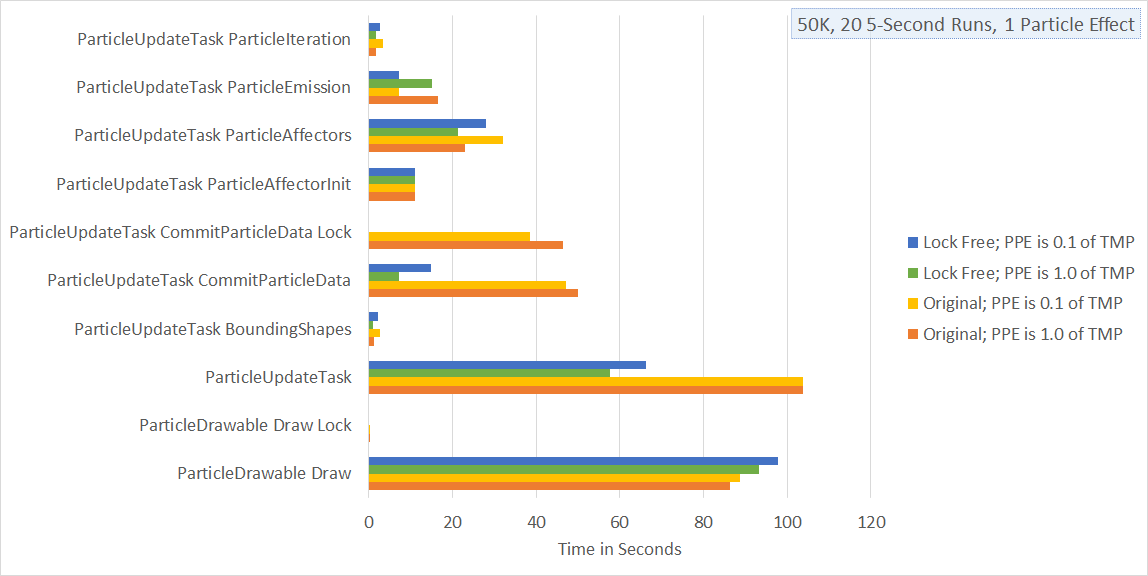
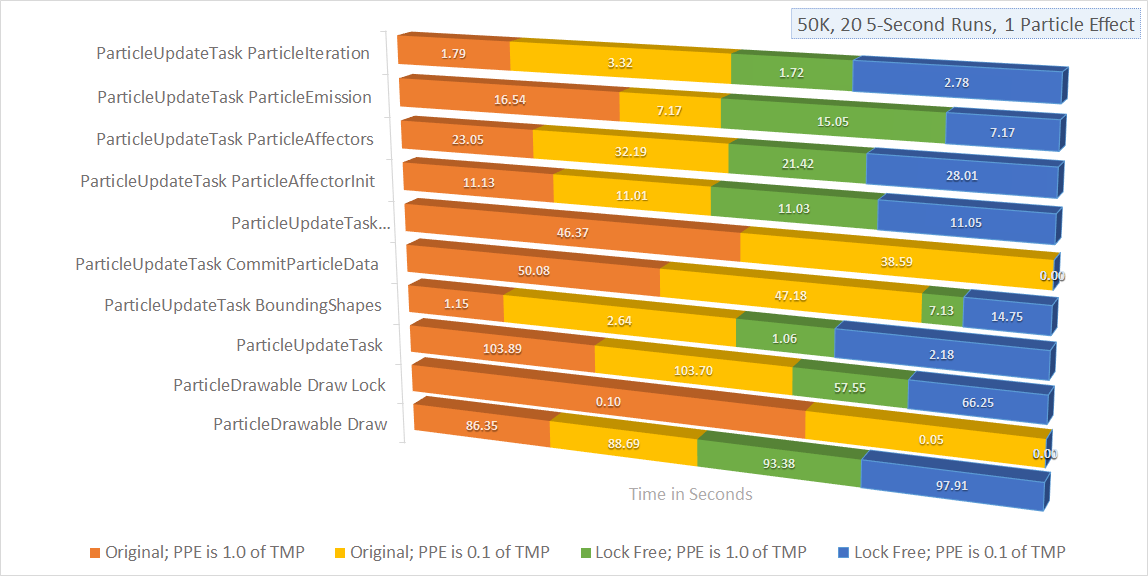
The second 1148x576 image is a revision of the first. Changes to its layers:
added layer "Layer 2" above "Layer 1" over (10, 15, 1135, 561)
